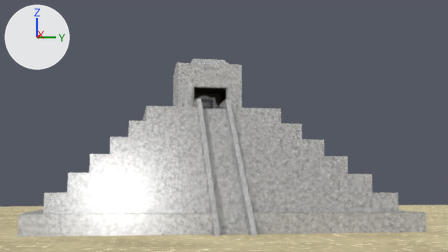
Renders of the Blender file MayanPyramid.blend from each side of a commit.
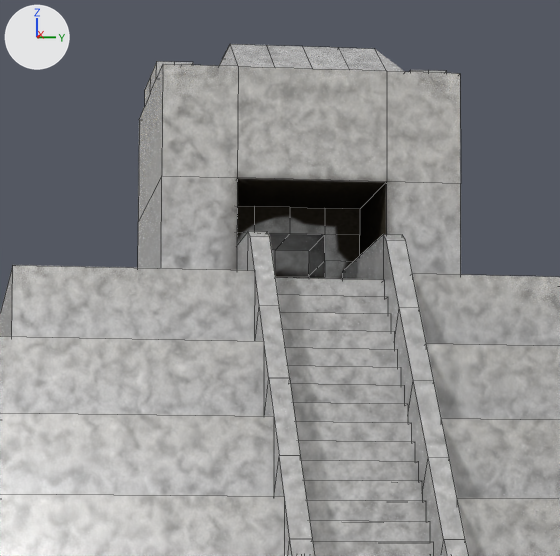
Old and new are each drawn from the file's camera 'Camera' and again close up on the part from 32% to 59% of the width and 20% to 67% of the height. The axes (+X, +Y, +Z) are drawn at upper left. The lights are the same throughout. The close-ups show mesh edges as thin lines.

The first close-up shows 'Mayan Pyramid'.
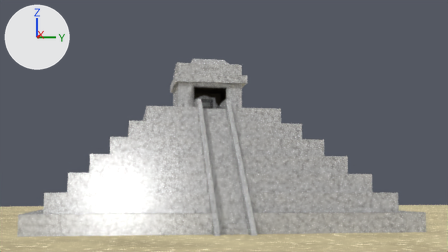
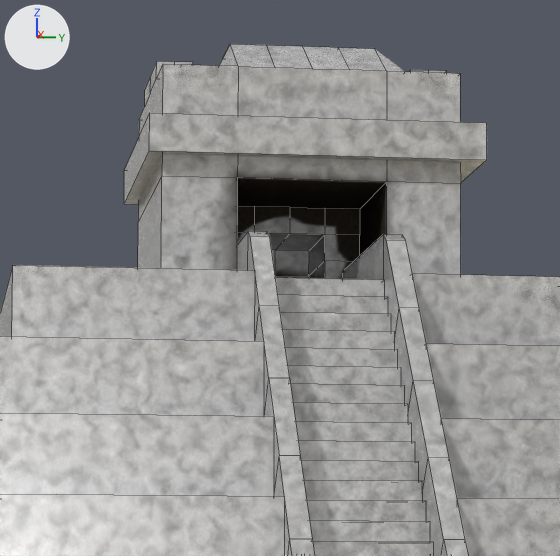
Boxes [x1, y1, x2, y2] around the edits, measured in the close-ups (560 x 556 px):
part 1 of me_cube, added: after [124, 113, 487, 205]

Edits to the bpy script that builds the scene:
```text
Change me_cube:
    used by ob_mayan_pyramid; location = (0.0, 0.0, 0.0)
    remove me_cube.from_pydata(...)  # 1012 vertices, 702 faces; spans x -10.0..11.0, y -10.0..10.0, z 0.0..10.5
    add me_cube.from_pydata(...)  # 1028 vertices, 712 faces; spans x -10.0..11.0, y -10.0..10.0, z 0.0..10.5
    me_cube part 1: a new loose piece, a box spanning x -2.24..2.26, y -2.19..2.31, z 8.79..9.29, in mat_smooth_concrete
```
